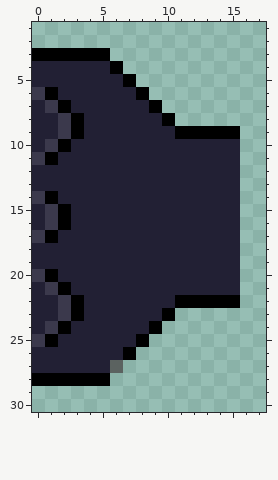
Pixel-art sprite: img/belts/in.png. That is the earlier state.
The file is 32x32 pixels. Colours within 5 levels of each other are drawn and written as one. Shown: x 0..17, y 1..30.
The same view after the edit:
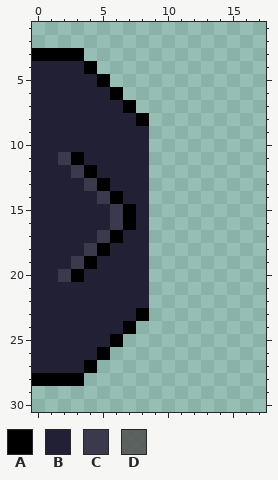
Palette (. is transparent): A #000000  B #222034  C #3b394c  D #4f4f4fd4
The edit:
{"y":3,"x":4,"old":"AA","new":".."}
{"y":4,"x":4,"old":"BBA","new":"A.."}
{"y":5,"x":5,"old":"BBA","new":"A.."}
{"y":6,"x":0,"old":"CA","new":"BB"}
{"y":6,"x":6,"old":"BBA","new":"A.."}
{"y":7,"x":1,"old":"CA","new":"BB"}
{"y":7,"x":7,"old":"BBA","new":"A.."}
{"y":8,"x":2,"old":"CA","new":"BB"}
{"y":8,"x":8,"old":"BBA","new":"A.."}
{"y":9,"x":2,"old":"CA","new":"BB"}
{"y":9,"x":9,"old":"BBAAAAA","new":"......."}
{"y":10,"x":1,"old":"CA","new":"BB"}
{"y":10,"x":9,"old":"BBBBBBB","new":"......."}
{"y":11,"x":0,"old":"CABB","new":"BBCA"}
{"y":11,"x":9,"old":"BBBBBBB","new":"......."}
{"y":12,"x":3,"old":"BB","new":"CA"}
{"y":12,"x":9,"old":"BBBBBBB","new":"......."}
{"y":13,"x":4,"old":"BB","new":"CA"}
{"y":13,"x":9,"old":"BBBBBBB","new":"......."}
{"y":14,"x":0,"old":"CA","new":"BB"}
{"y":14,"x":5,"old":"BB","new":"CA"}
{"y":14,"x":9,"old":"BBBBBBB","new":"......."}
{"y":15,"x":1,"old":"CA","new":"BB"}
{"y":15,"x":6,"old":"BB","new":"CA"}
{"y":15,"x":9,"old":"BBBBBBB","new":"......."}
{"y":16,"x":1,"old":"CA","new":"BB"}
{"y":16,"x":6,"old":"BB","new":"CA"}
{"y":16,"x":9,"old":"BBBBBBB","new":"......."}
{"y":17,"x":0,"old":"CA","new":"BB"}
{"y":17,"x":5,"old":"BB","new":"CA"}
{"y":17,"x":9,"old":"BBBBBBB","new":"......."}
{"y":18,"x":4,"old":"BB","new":"CA"}
{"y":18,"x":9,"old":"BBBBBBB","new":"......."}
{"y":19,"x":3,"old":"BB","new":"CA"}
{"y":19,"x":9,"old":"BBBBBBB","new":"......."}
{"y":20,"x":0,"old":"CABB","new":"BBCA"}
{"y":20,"x":9,"old":"BBBBBBB","new":"......."}
{"y":21,"x":1,"old":"CA","new":"BB"}
{"y":21,"x":9,"old":"BBBBBBB","new":"......."}
{"y":22,"x":2,"old":"CA","new":"BB"}
{"y":22,"x":9,"old":"BBAAAAA","new":"......."}
{"y":23,"x":2,"old":"CA","new":"BB"}
{"y":23,"x":8,"old":"BBA","new":"A.."}
{"y":24,"x":1,"old":"CA","new":"BB"}
{"y":24,"x":7,"old":"BBA","new":"A.."}
{"y":25,"x":0,"old":"CA","new":"BB"}
{"y":25,"x":6,"old":"BBA","new":"A.."}
{"y":26,"x":5,"old":"BBA","new":"A.."}
{"y":27,"x":4,"old":"BBD","new":"A.."}
{"y":28,"x":4,"old":"AA","new":".."}
